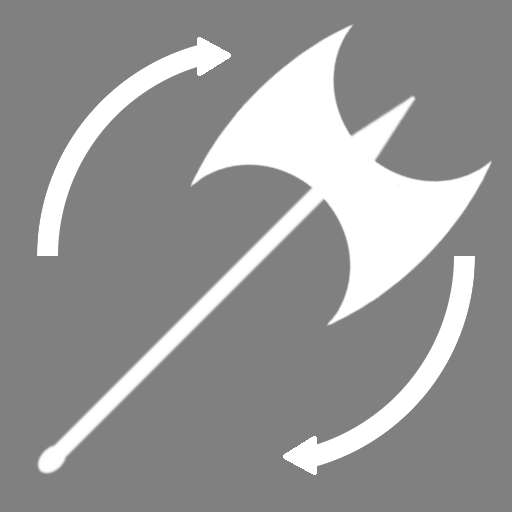
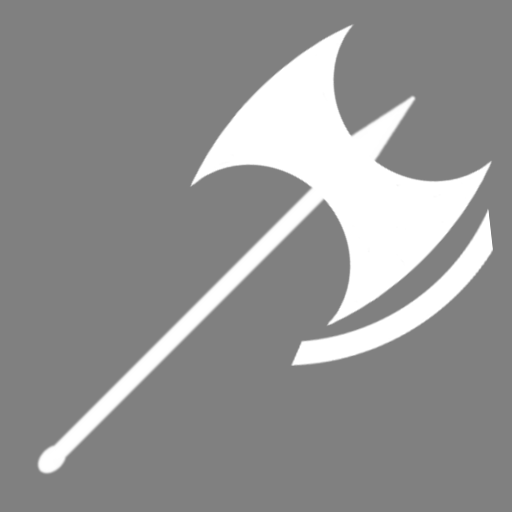
The second 512×512 image is a revision of the first. Changes to its layers:
added layer "Transformation #1" above "Pasted Layer #1" over 290, 208, 493, 367
hid "Layer #3" over 37, 37, 475, 475
